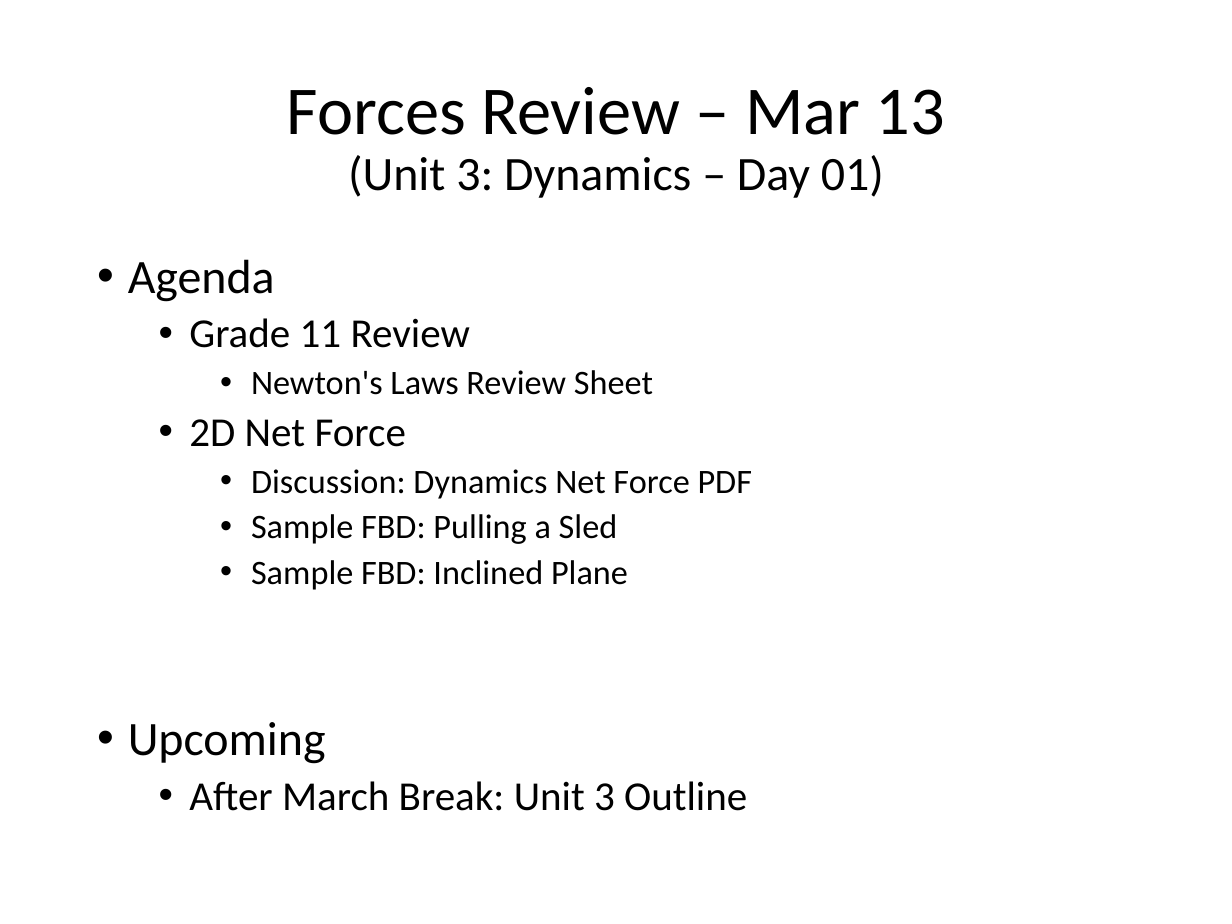
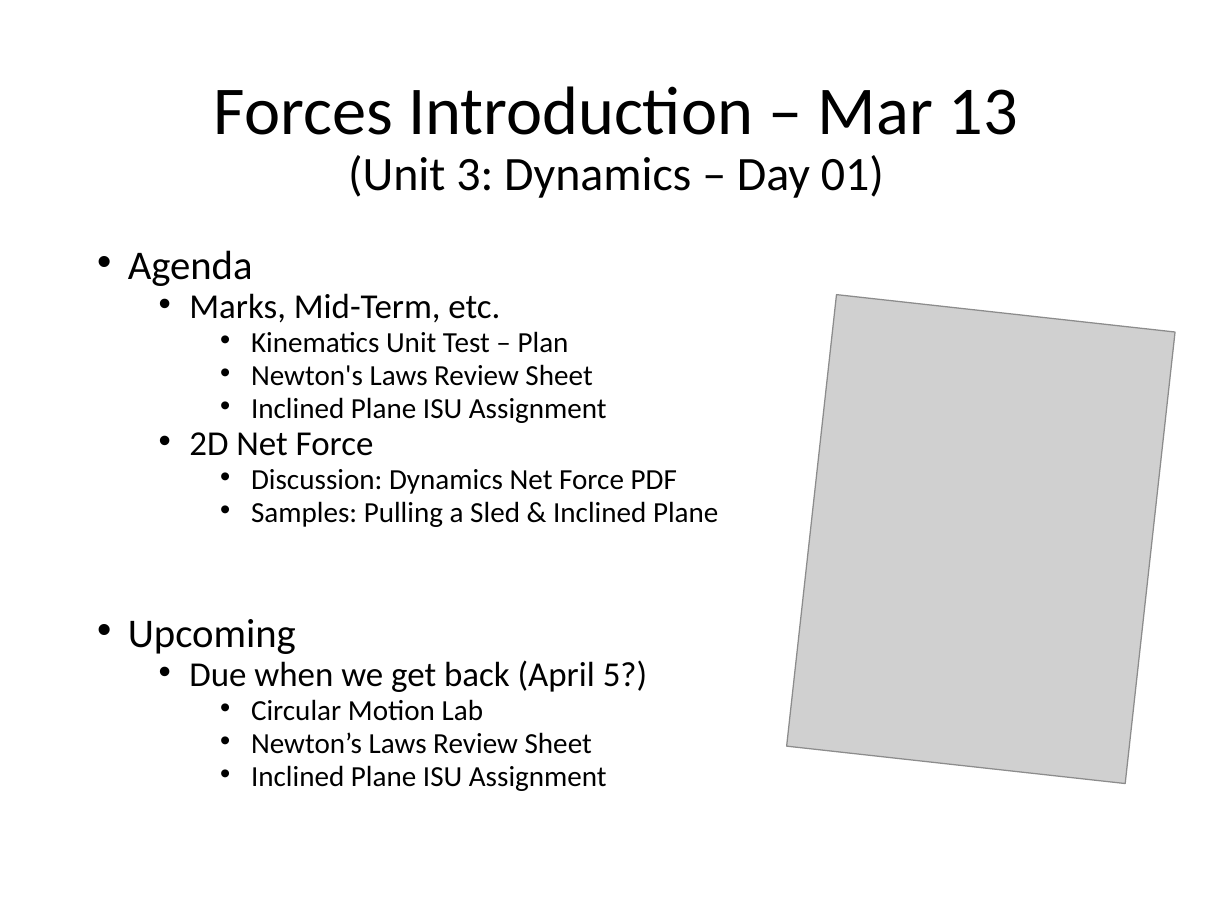
Before and after one commit to Greg5519/SPH4U0, a slide deck: slide 1 of Daily Agendas/Day6.5 ForcesReview.pptx. Drawn at 1232x924 pixels with LibreOffice and Linux fonts; fonts in the diff are those of the drawing; grey boxes stand for pictures. Boxes give left, top, right and bottom in pixels: in the first picture for what was removed or moved away, otherwise in the second. Text is boxed around its words. In the diff, an @@ line names an element or a change of style, - is before the commit and + after.

```diff
--- a/Daily Agendas/Day6.5 ForcesReview.pptx
+++ b/Daily Agendas/Day6.5 ForcesReview.pptx
@@ title at [214,86,1018,198]: text changed; size 28 to 40 pt @@
-Forces Review – Mar 13
-(Unit 3: Dynamics – Day 01)
+Forces Introduction – Mar 13
+(Unit 3: Dynamics – Day 01)
@@ text at [128,250,677,654]: size 28 to 23.8 pt in "Agenda", "Upcoming"; size 20 to 17 pt in "Newton's Laws Review Sheet", "Discussion: Dynamics Net Force PDF"; size 24 to 20.4 pt in "2D Net Force"; line spacing 0.9 to 0.7 @@
@@ text at [189,293,569,353]: text changed; size 24 to 17 pt @@
-  • Grade 11 Review
+  • Marks, Mid-Term, etc.
+    • Kinematics Unit Test – Plan
@@ picture added at [787,294,1175,784] @@
@@ text at [251,397,607,423]: paragraph added @@
+    • Inclined Plane ISU Assignment
@@ text at [251,501,718,527]: text changed; size 20 to 17 pt @@
-    • Sample FBD: Pulling a Sled
-    • Sample FBD: Inclined Plane
+    • Samples: Pulling a Sled & Inclined Plane
@@ text at [189,660,647,791]: text changed; size 24 to 17 pt @@
-  • After March Break: Unit 3 Outline
+  • Due when we get back (April 5?)
+    • Circular Motion Lab
+    • Newton’s Laws Review Sheet
+    • Inclined Plane ISU Assignment
```
Also in this commit, not shown: 1 slide added.
